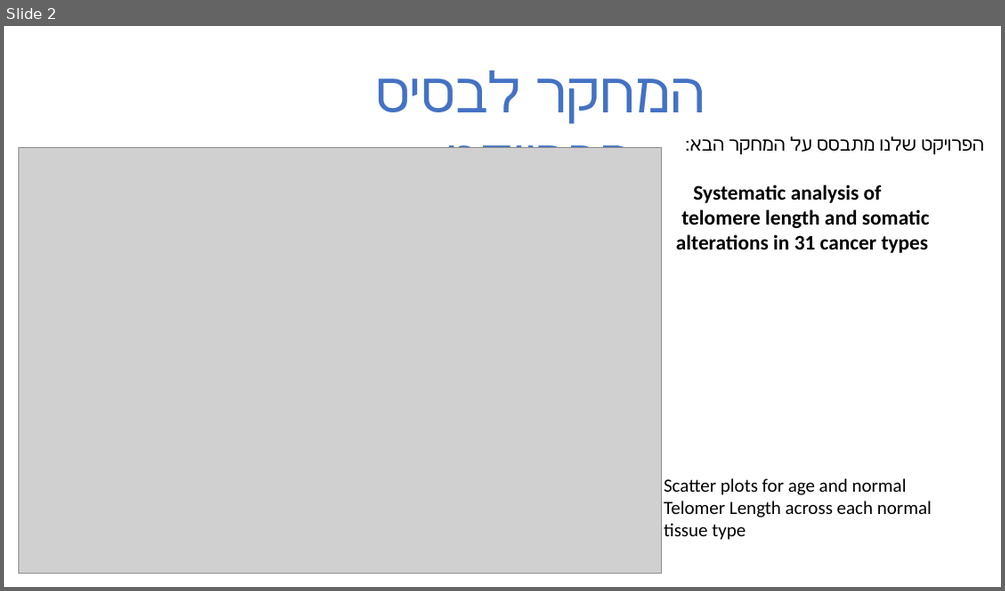
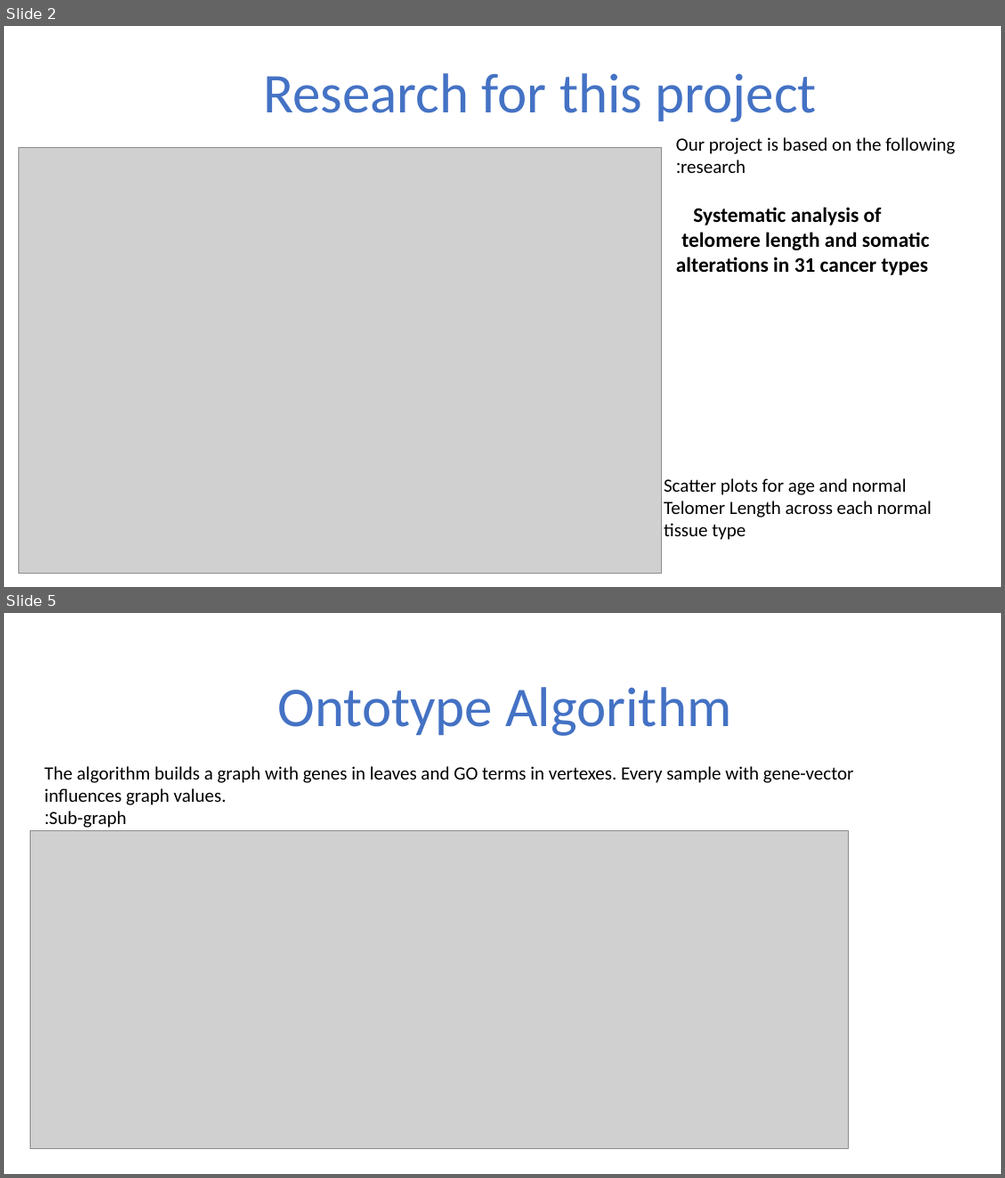
Before and after one commit to bmk1239/predict_telomere_length, a slide deck: presentation.pptx. Shown one above the other, each under a label of ours: slide 2 before the commit, slides 2 and 5 after it; the slides between them are not shown. The pictures are 1005x591 and 1005x1178 pixels, drawn with LibreOffice and Linux fonts; fonts in the diff are those of the drawing; grey boxes stand for pictures. Boxes give left, top, right and bottom in pixels: in the first picture for what was removed or moved away, otherwise in the second. Text is boxed around its words. In the diff, an @@ line names an element or a change of style, - is before the commit and + after.

```diff
--- a/presentation.pptx
+++ b/presentation.pptx
@@ slide 5 added at <box>4,613,1001,1174</box>, background #FFFFFF @@
@@ text added at <box>277,687,731,736</box>, 54 pt, text #4472C4 @@
+Ontotype Algorithm
@@ text added at <box>44,766,854,827</box>, 18 pt, text #000000 @@
+The algorithm builds a graph with genes in leaves and GO terms in vertexes. Every sample with gene-vector influences graph values.
+Sub-graph:
@@ picture added at <box>30,831,848,1149</box> @@
@@ slide 2 changed as well @@
@@ text at <box>263,73,817,122</box>: text changed @@
-המחקר לבסיס הפרויקט
+Research for this project
@@ text at <box>676,137,955,173</box>: text changed @@
-הפרויקט שלנו מתבסס על המחקר הבא:
+Our project is based on the following research:
```
Also in this commit, not shown: 5 other slides added, 4 slides removed.
